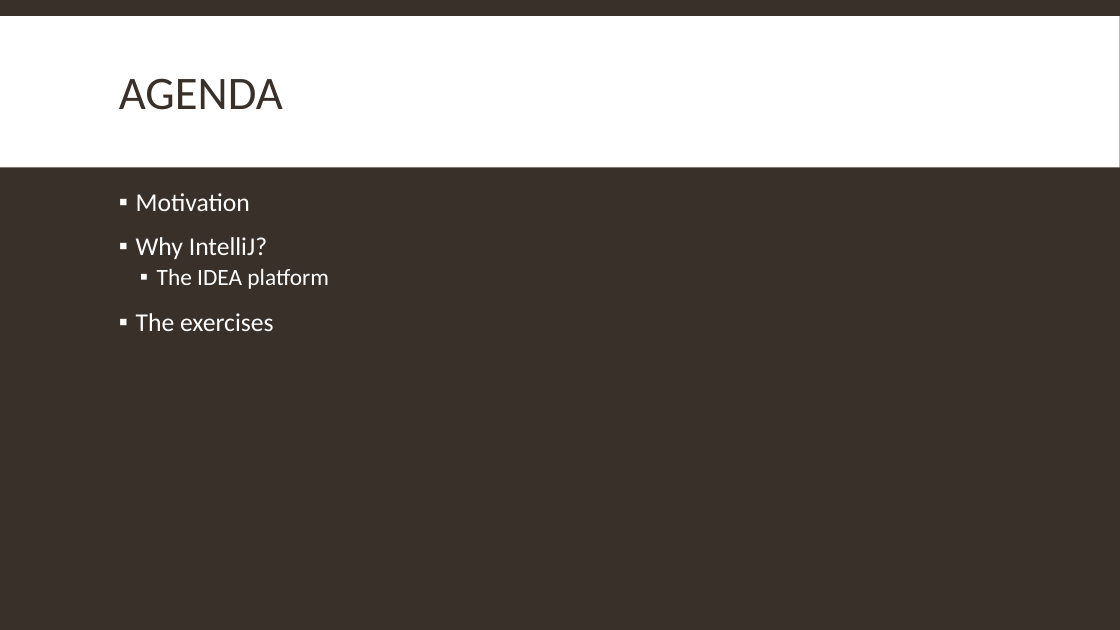
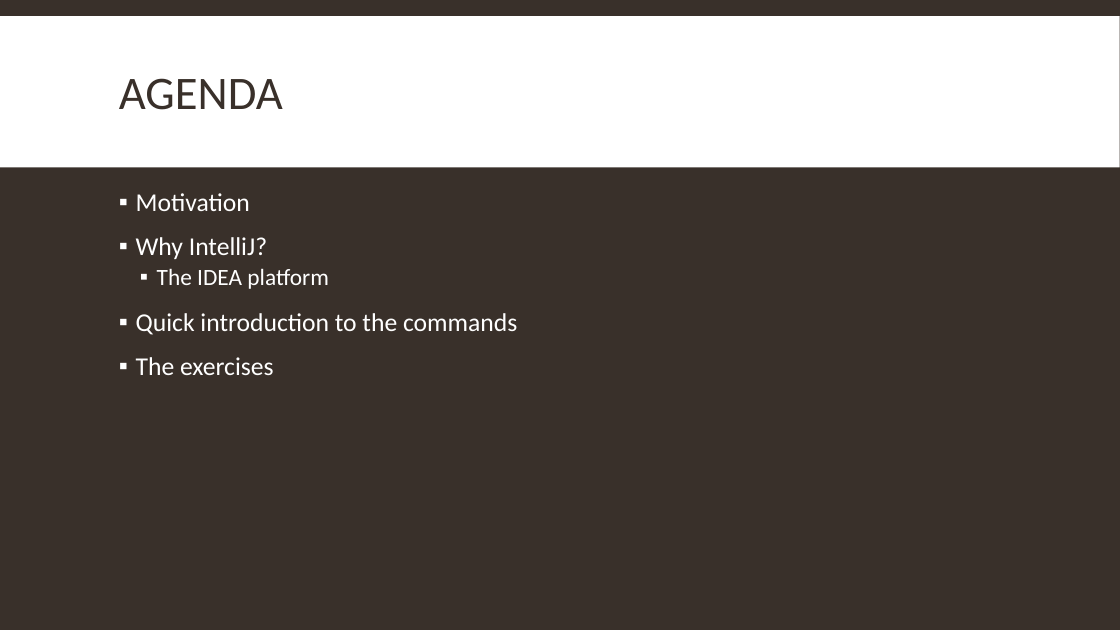
Before and after one commit to lukaspj/STT-IDEA-Talk, a slide deck: slide 2 of I’ve got an Idea.pptx. Drawn at 1120x630 pixels with LibreOffice and Linux fonts; fonts in the diff are those of the drawing. Boxes give left, top, right and bottom in pixels: in the first picture for what was removed or moved away, otherwise in the second. Text is boxed around its words. In the diff, an @@ line names an element or a change of style, - is before the commit and + after.

Commit message:
Updated presentation

```diff
--- a/I’ve got an Idea.pptx
+++ b/I’ve got an Idea.pptx
@@ text at [136, 313, 517, 335]: paragraph added @@
+▪ Quick introduction to the commands
```
Also in this commit, not shown: 2 slides added.
